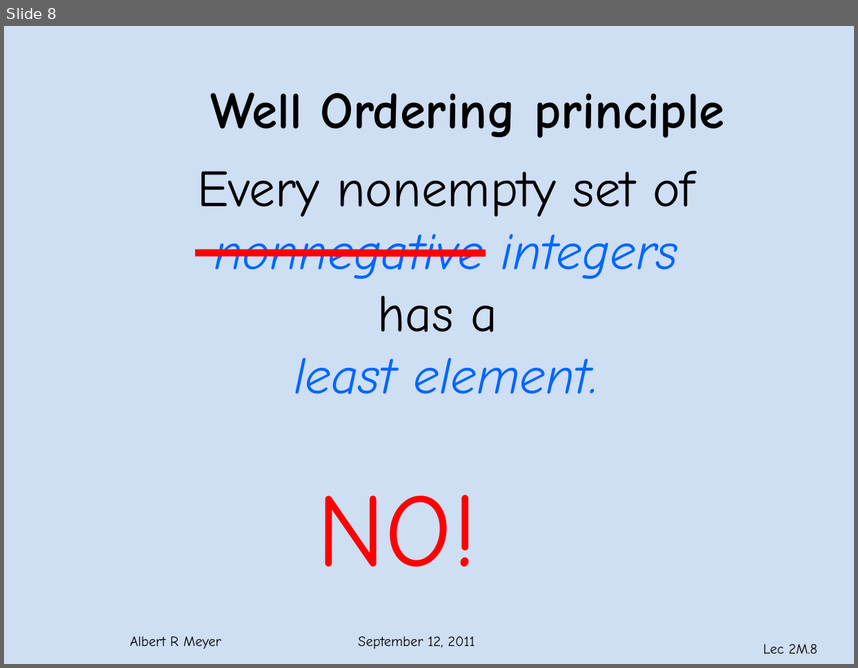
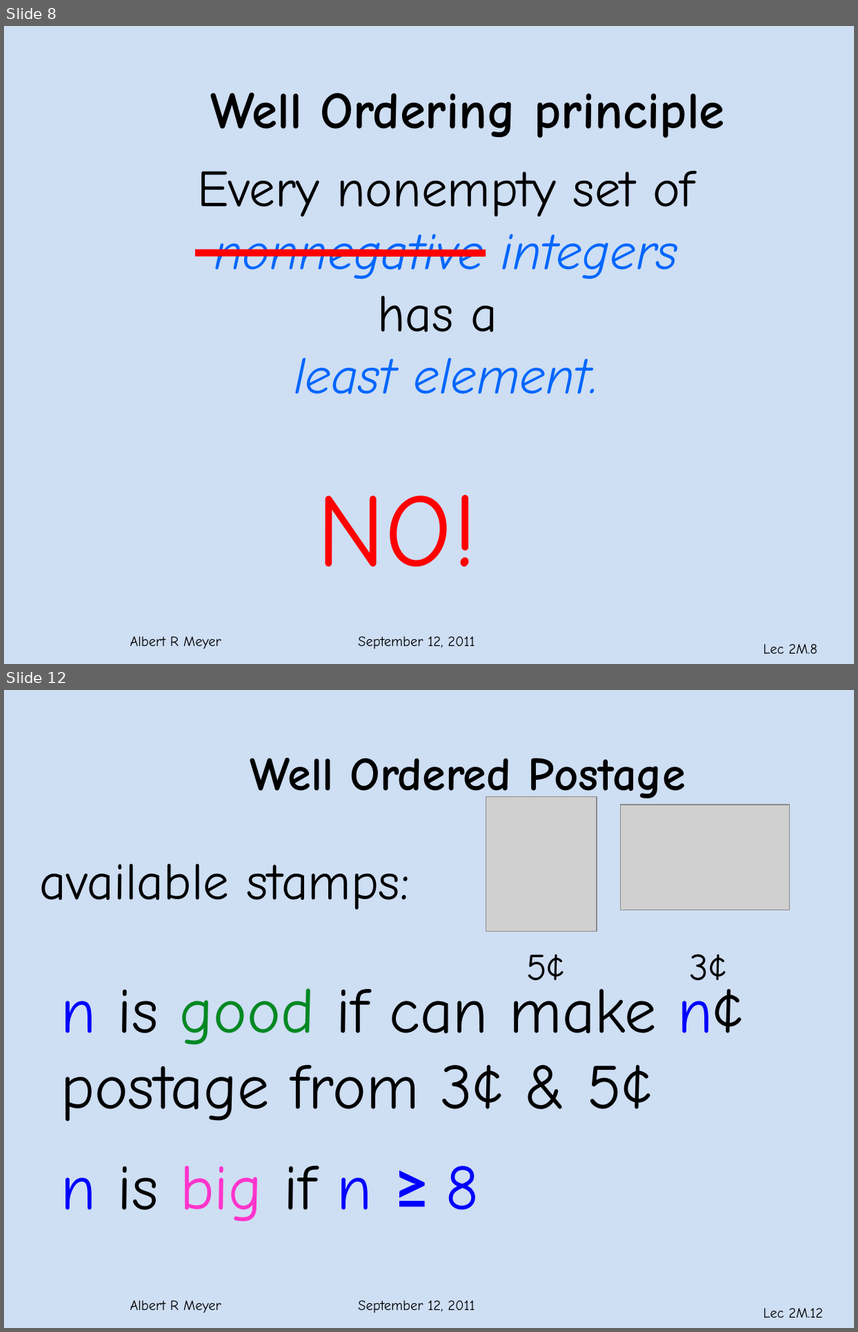
Before and after one commit to armeyer/mcs_web, a slide deck: fall11/slidesF11/slides2m.pptx. Shown one above the other, each under a label of ours: slide 8 before the commit, slides 8 and 12 after it; the slides between them are not shown. The pictures are 858x668 and 858x1332 pixels, drawn with LibreOffice and Linux fonts; fonts in the diff are those of the drawing; grey boxes stand for pictures; background and template pictures are left out. Boxes give left, top, right and bottom in pixels: in the first picture for what was removed or moved away, otherwise in the second. Text is boxed around its words. In the diff, an @@ line names an element or a change of style, - is before the commit and + after.

```diff
--- a/fall11/slidesF11/slides2m.pptx
+++ b/fall11/slidesF11/slides2m.pptx
@@ slide 12 added at box(4, 690, 854, 1328), background #C6D9F1 at 85% opacity; not listed: 2 template elements that a slide beside it also shows @@
@@ title added at box(250, 758, 686, 805), 40 pt, text #000000, bold @@
+Well Ordered Postage
@@ group added at box(40, 796, 791, 980): 3 texts, 2 pictures @@
+available stamps:
+5¢
+3¢
@@ text added at box(61, 977, 744, 1121), 54 pt, text #000000 @@
+n is good if can make n¢
+postage from 3¢ & 5¢
@@ text added at box(61, 1165, 479, 1221), 54 pt, text #0000FF @@
+n is big if n ≥ 8
```
Also in this commit, not shown: 5 slides changed, 4 other slides added, 1 other file.
